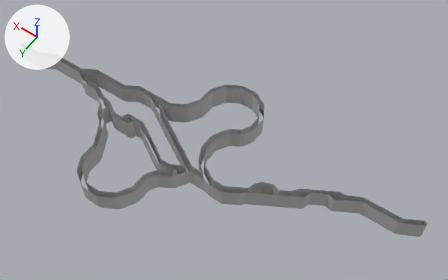
Two versions of the FBX model Assets/Meshes/Levels/Level_Revamp/Level_1_Walls.fbx, one commit apart.
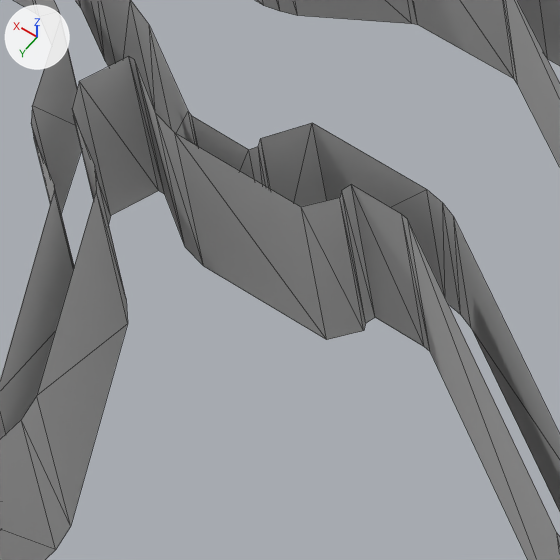
Each version appears first whole from a camera (50 mm lens) standing at (-7.98, 8.99, 15.75) and looking at (-0.9, -0.92, 0.18), and next in a close-up on the part from 21% to 35% of the width and 36% to 58% of the height. Every picture has the same lights, and +X, +Y and +Z are marked at upper left. The close-ups show mesh edges as thin lines. Where no turn or scale is listed for an object, it has been applied to the vertices. Vertices at the same position are counted once.

In view in the first close-up: 'level_1_wall'.
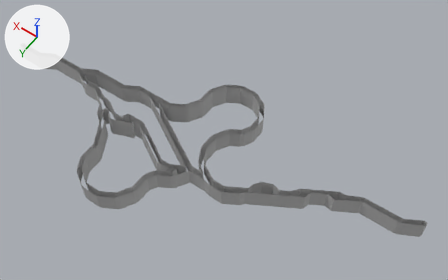
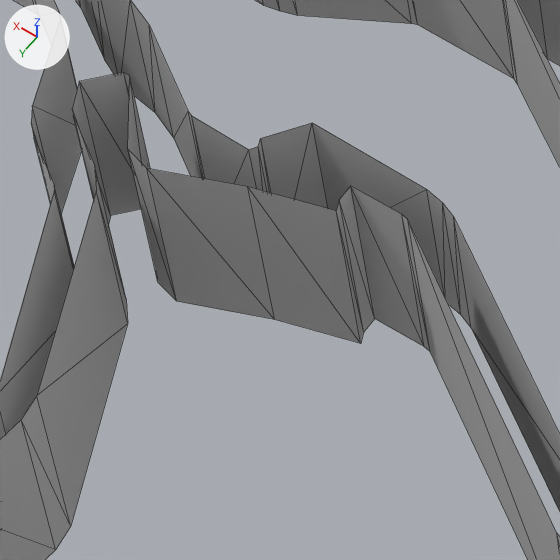
What differs and where, as boxes (x1, y1, x2, y2) in the close-ups (560 x 560 px; the box of a moved part takes in the faces that stretch with it):
part 1 of me_mesh, moved or reshaped
    before: (80, 57, 164, 215)
    after: (80, 72, 141, 215)
part 2 of me_mesh, moved or reshaped
    before: (135, 62, 204, 266)
    after: (128, 80, 176, 300)
part 3 of me_mesh, moved or reshaped
    before: (340, 191, 366, 329)
    after: (337, 200, 364, 341)
part 4 of me_mesh, moved or reshaped
    before: (175, 133, 364, 340)
    after: (147, 168, 361, 343)

Diff of the bpy script that builds the scene:
```diff
--- a/Assets/Meshes/Levels/Level_Revamp/Level_1_Walls.fbx.py
+++ b/Assets/Meshes/Levels/Level_Revamp/Level_1_Walls.fbx.py
@@ me_mesh @@
 me_mesh.from_pydata(...)  # 530 vertices, 522 faces; spans x -6.29..8.62, y -3.78..2.35, z 3.1..3.87
 # used by ob_level_1_wall; location = (-1.158, 0.713, -3.484)
+# me_mesh part 1: all 4 vertices in x 4.03..4.06, y -0.44, z 3.1..3.87 are moved by (-0.04, 0.07, 0.0)
+# me_mesh part 2: all 4 vertices in x 3.68..3.79, y -0.29..-0.26, z 3.1..3.87 are moved by (-0.03, 0.19, 0.0)
+# me_mesh part 3: all 2 vertices in x 3.0, y -0.41, z 3.1..3.87 are moved by (-0.02, 0.04, 0.0)
+# me_mesh part 4: all 2 vertices in x 3.07, y -0.26, z 3.1..3.87 are moved by (0.22, 0.04, 0.0)
 me_mesh.materials.append(mat_lambert1)
```
